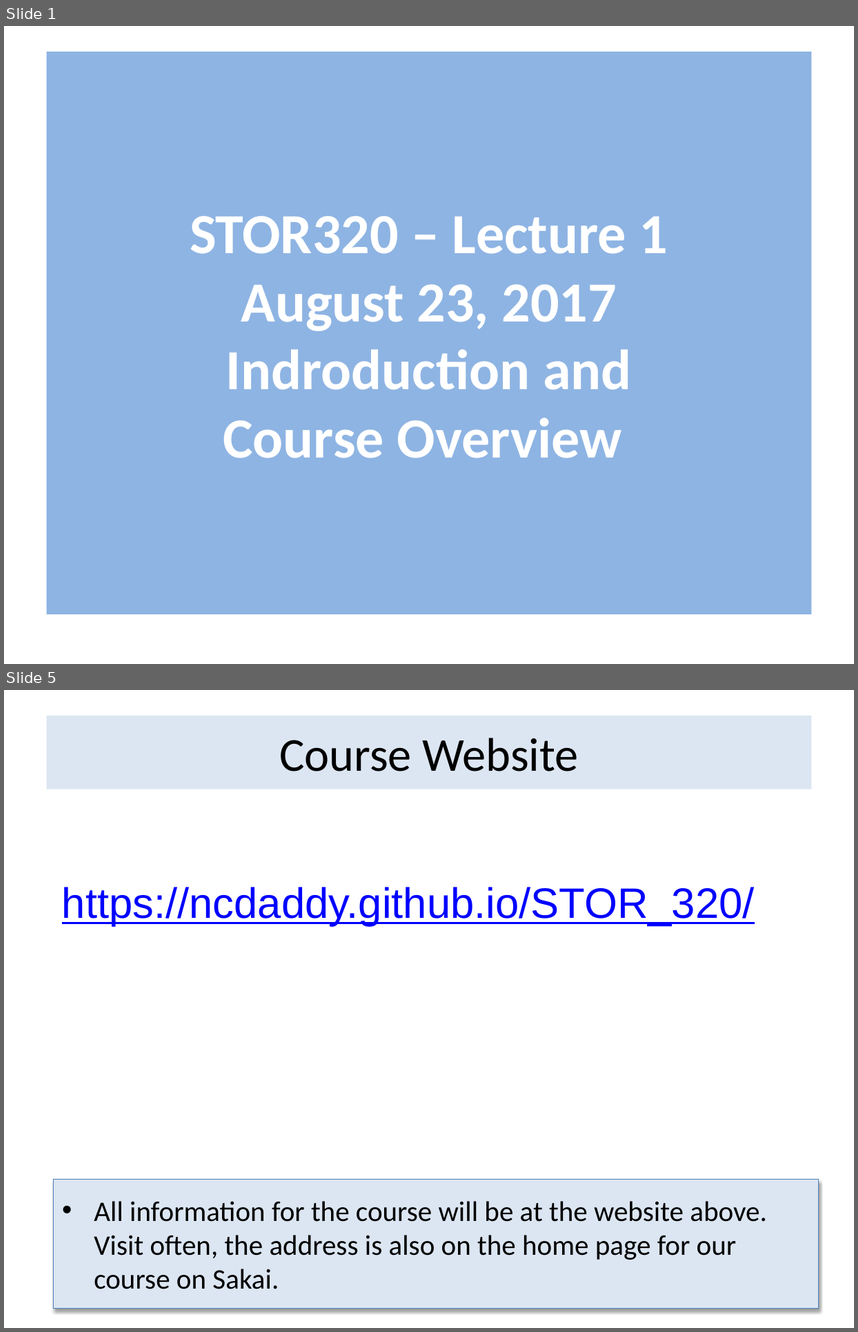
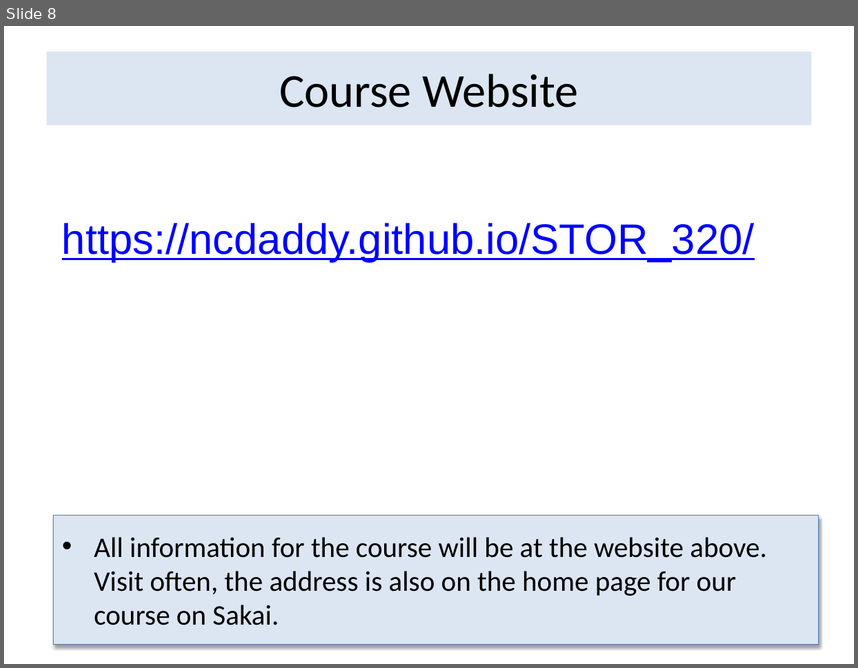
Before and after one commit to Yixf-Self/STOR320_WEBSITE, a slide deck: Lectures/Lecture 1/STOR 320 Lecture 1.pptx. Shown one above the other, each under a label of ours: slides 1 and 5 before the commit, slide 8 after it; the slides between them are not shown. The pictures are 858x1332 and 858x668 pixels, drawn with LibreOffice and Linux fonts; fonts in the diff are those of the drawing. Boxes give left, top, right and bottom in pixels: in the first picture for what was removed or moved away, otherwise in the second. Text is boxed around its words. In the diff, an @@ line names an element or a change of style, - is before the commit and + after.

```diff
--- a/Lectures/Lecture 1/STOR 320 Lecture 1.pptx
+++ b/Lectures/Lecture 1/STOR 320 Lecture 1.pptx
@@ slide 1 removed at (4, 26, 854, 664), background #FFFFFF @@
@@ title removed at (47, 52, 811, 615) @@
-STOR320 – Lecture 1
-August 23, 2017
-Indroduction and
-Course Overview
@@ what was slide 5 is now slide 8 @@
```
Also in this commit, not shown: 1 slide changed, 6 slides added, 2 other slides removed, 1 other file.
